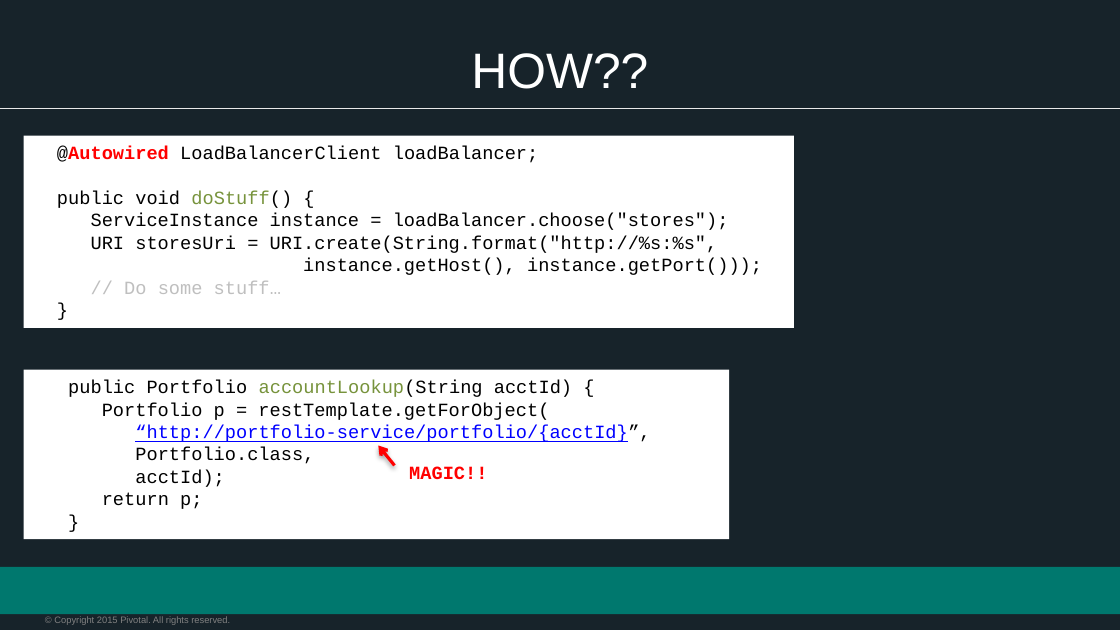
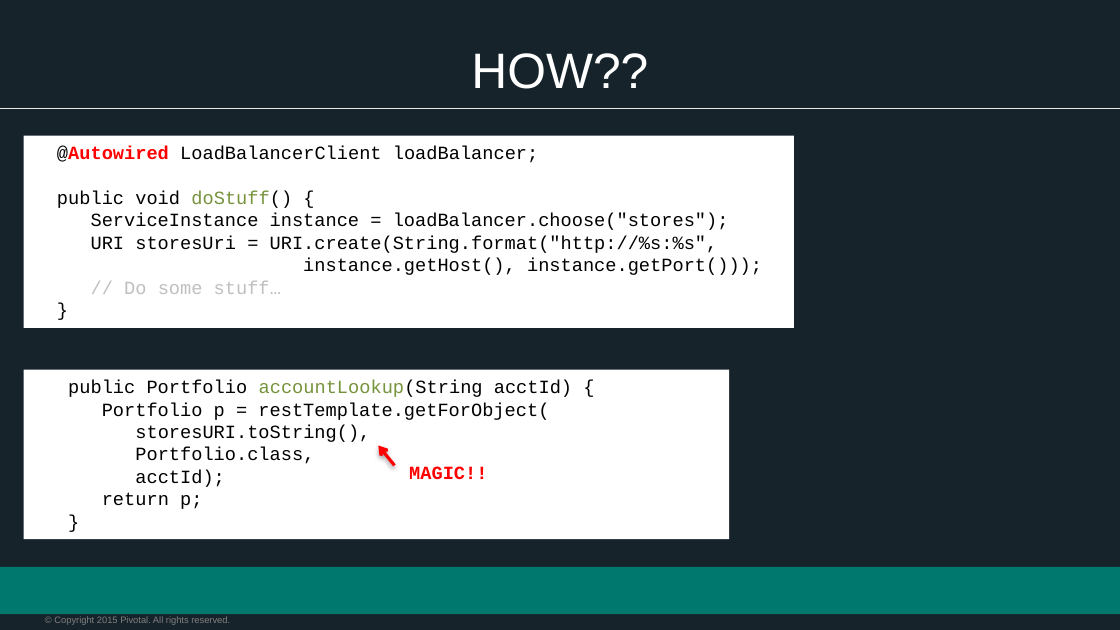
Before and after one commit to vmware-archive/devops-workshop, a slide deck: slide 9 of presentations/103 - Intro to Spring Cloud Services/Session_7_SC_Discovery_LB.pptx. Drawn at 1120x630 pixels with LibreOffice and Linux fonts; fonts in the diff are those of the drawing; background and template pictures are left out. Boxes give left, top, right and bottom in pixels: in the first picture for what was removed or moved away, otherwise in the second. Text is boxed around its words. In the diff, an @@ line names an element or a change of style, - is before the commit and + after.

```diff
--- a/presentations/103 - Intro to Spring Cloud Services/Session_7_SC_Discovery_LB.pptx
+++ b/presentations/103 - Intro to Spring Cloud Services/Session_7_SC_Discovery_LB.pptx
@@ text in rectangle at [135,425,370,442]: text changed; text colour #0000FF to #000000 @@
-“http://portfolio-service/portfolio/{acctId}”,
+storesURI.toString(),
```
Also in this commit, not shown: 1 other slide changed, 7 other files.
